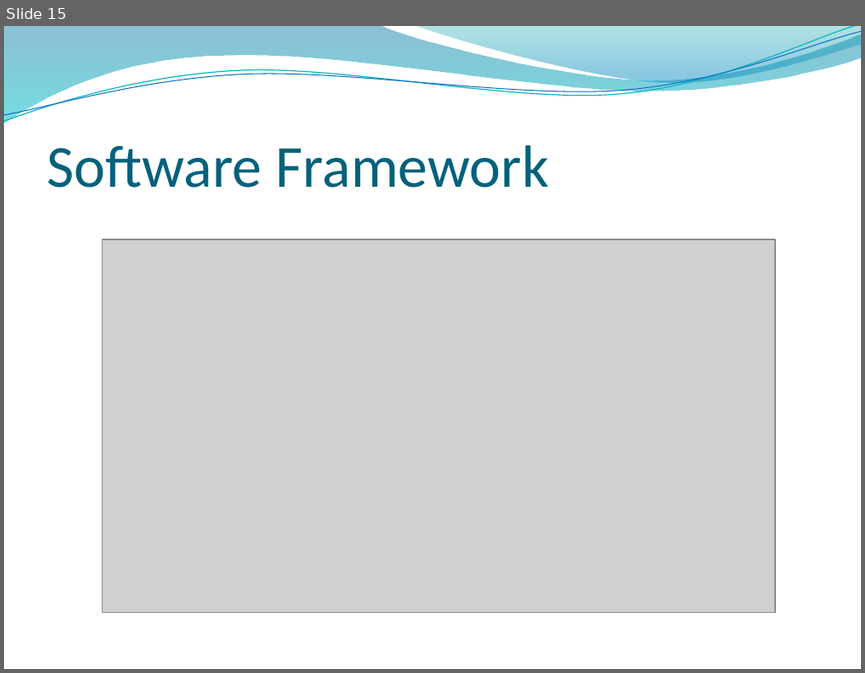
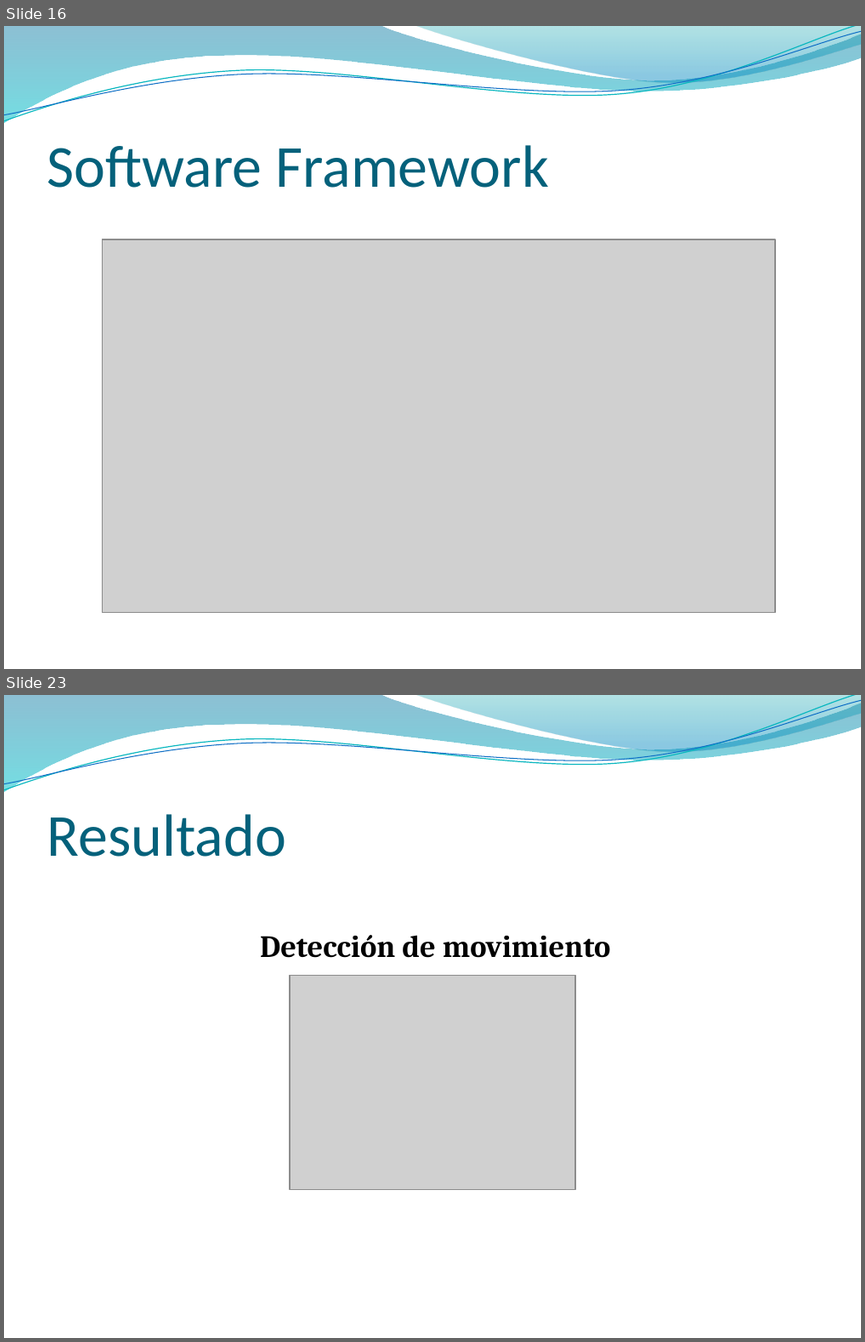
Before and after one commit to vinaygaba/pycuda-filters, a slide deck: out/presentacion/presentacionTAD.pptx. Shown one above the other, each under a label of ours: slide 15 before the commit, slides 16 and 23 after it; the slides between them are not shown. The pictures are 865x673 and 865x1342 pixels, drawn with LibreOffice and Linux fonts; fonts in the diff are those of the drawing; grey boxes stand for pictures; background and template pictures are left out. Boxes give left, top, right and bottom in pixels: in the first picture for what was removed or moved away, otherwise in the second. Text is boxed around its words. In the diff, an @@ line names an element or a change of style, - is before the commit and + after.

```diff
--- a/out/presentacion/presentacionTAD.pptx
+++ b/out/presentacion/presentacionTAD.pptx
@@ slide 23 added at box(4, 695, 861, 1338), background picture (left out); not listed: 4 template elements that a slide beside it also shows @@
@@ title added at box(46, 814, 286, 857), 50 pt, text #04617B @@
+Resultado
@@ text added at box(260, 935, 610, 958), 26 pt, text #000000, bold @@
+Detección de movimiento
@@ picture added at box(290, 975, 574, 1190) @@
@@ what was slide 15 is now slide 16 @@
```
Also in this commit, not shown: 3 slides changed, 6 other slides added.
